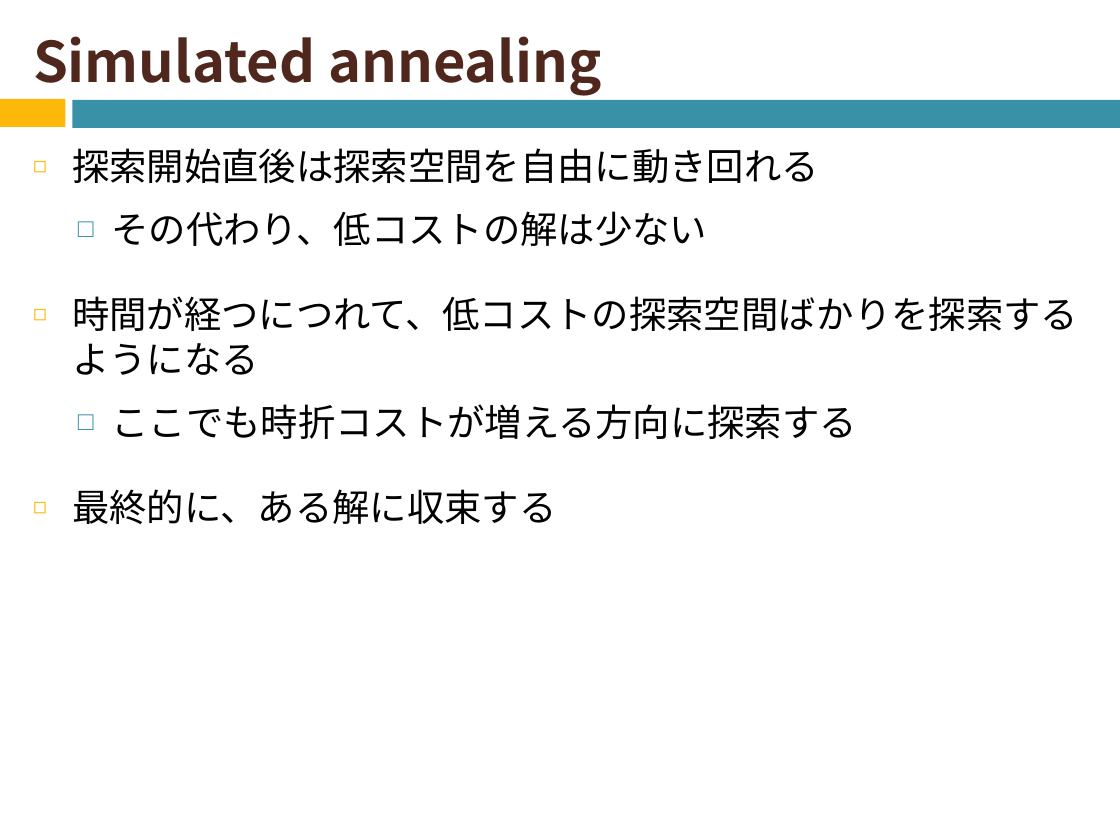
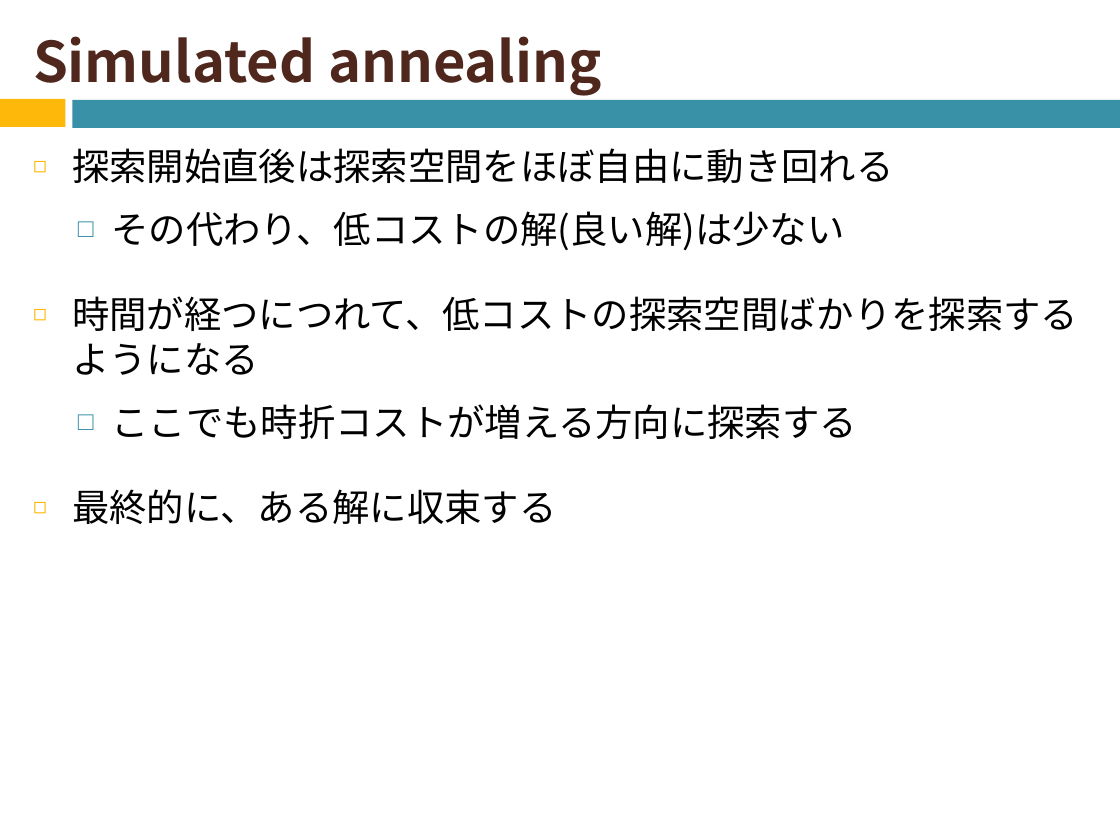
Before and after one commit to naruse-takamasa/seminar, a slide deck: slide 30 of slide/CopingWithNPCompleteness2.potx. Drawn at 1120x840 pixels with LibreOffice and Linux fonts; fonts in the diff are those of the drawing. Boxes give left, top, right and bottom in pixels: in the first picture for what was removed or moved away, otherwise in the second. Text is boxed around its words. In the diff, an @@ line names an element or a change of style, - is before the commit and + after.

```diff
--- a/slide/CopingWithNPCompleteness2.potx
+++ b/slide/CopingWithNPCompleteness2.potx
@@ text at (x1=72, y1=148, x2=893, y2=250): text changed @@
-◻ 探索開始直後は探索空間を自由に動き回れる
-  □ その代わり、低コストの解は少ない
+◻ 探索開始直後は探索空間をほぼ自由に動き回れる
+  □ その代わり、低コストの解(良い解)は少ない
```
Also in this commit, not shown: 5 other slides changed.
